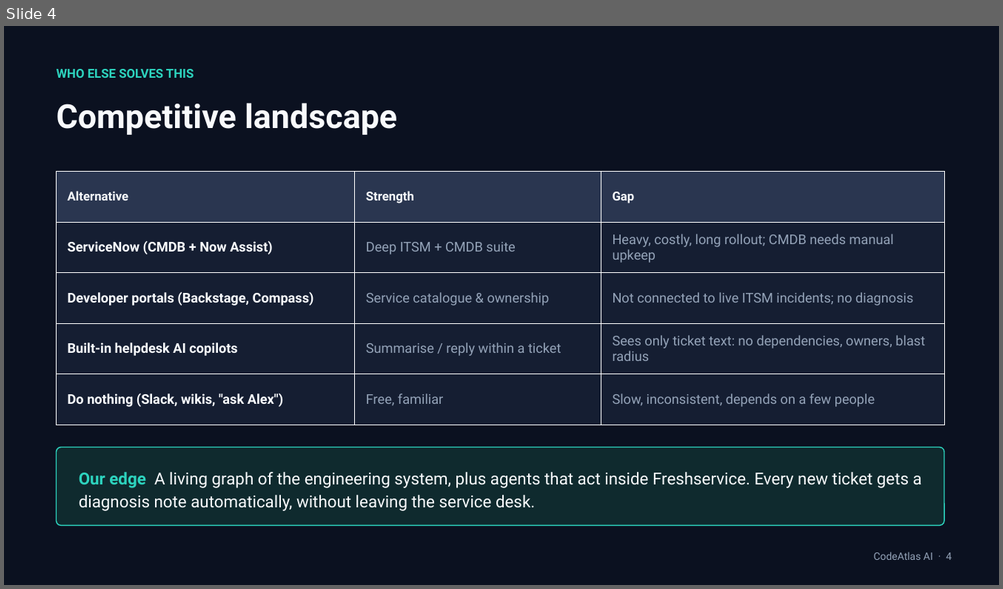
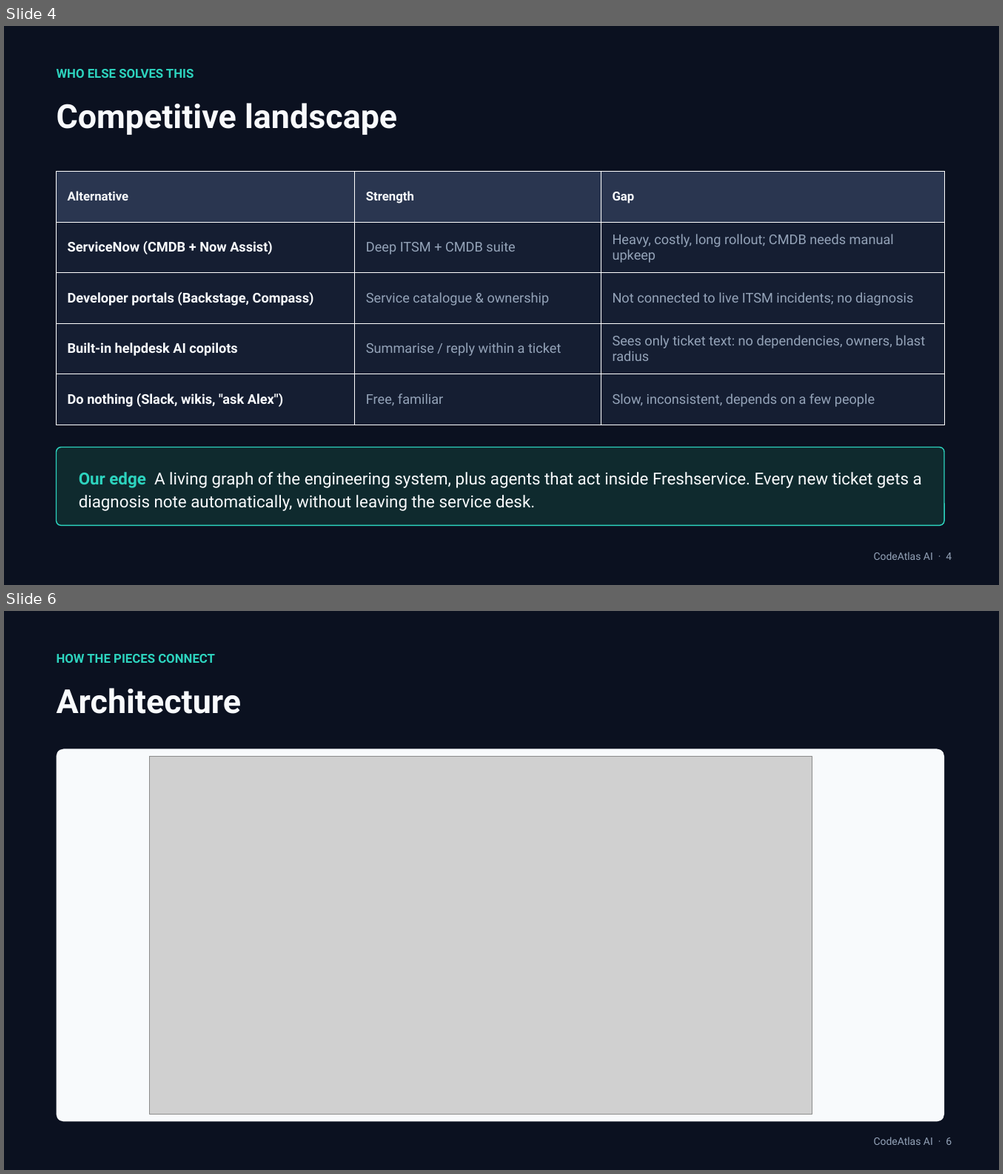
Before and after one commit to pavankumarh14/CodeAtlas-AI, a slide deck: docs/CodeAtlas-AI-Pitch-Deck.pptx. Shown one above the other, each under a label of ours: slide 4 before the commit, slides 4 and 6 after it; the slides between them are not shown. The pictures are 1003x589 and 1003x1174 pixels, drawn with LibreOffice and Linux fonts; fonts in the diff are those of the drawing; grey boxes stand for pictures. Boxes give left, top, right and bottom in pixels: in the first picture for what was removed or moved away, otherwise in the second. Text is boxed around its words. In the diff, an @@ line names an element or a change of style, - is before the commit and + after.

```diff
--- a/docs/CodeAtlas-AI-Pitch-Deck.pptx
+++ b/docs/CodeAtlas-AI-Pitch-Deck.pptx
@@ slide 6 added at <box>4,611,999,1170</box>, background #0B1120 @@
@@ text added at <box>57,654,215,663</box>, 12 pt, text #2DD4BF, bold @@
+HOW THE PIECES CONNECT
@@ text added at <box>57,688,242,714</box>, 32 pt, text #F8FAFC, bold @@
+Architecture
@@ rounded rectangle added at <box>57,749,944,1122</box>, fill #F8FAFC @@
@@ picture added at <box>150,757,812,1115</box> @@
@@ text added at <box>874,1137,951,1145</box>, 10 pt, text #94A3B8 @@
+CodeAtlas AI · 6
```
Also in this commit, not shown: 7 slides changed, 1 other slide added, 12 other files.
